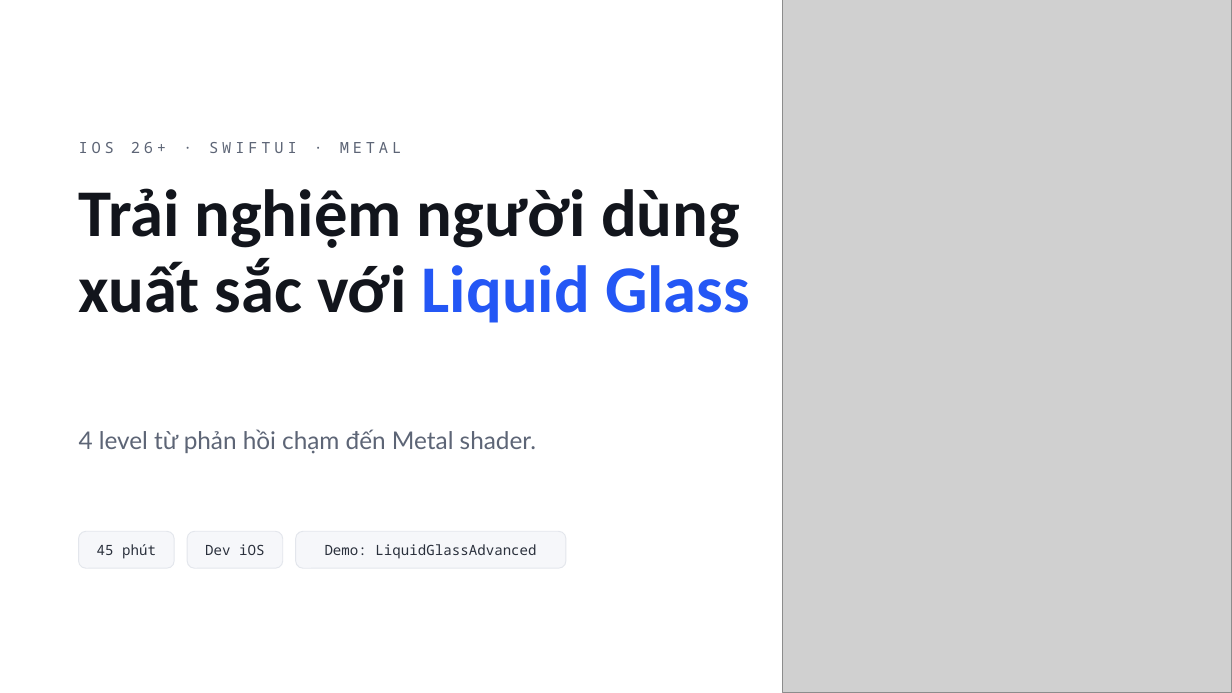
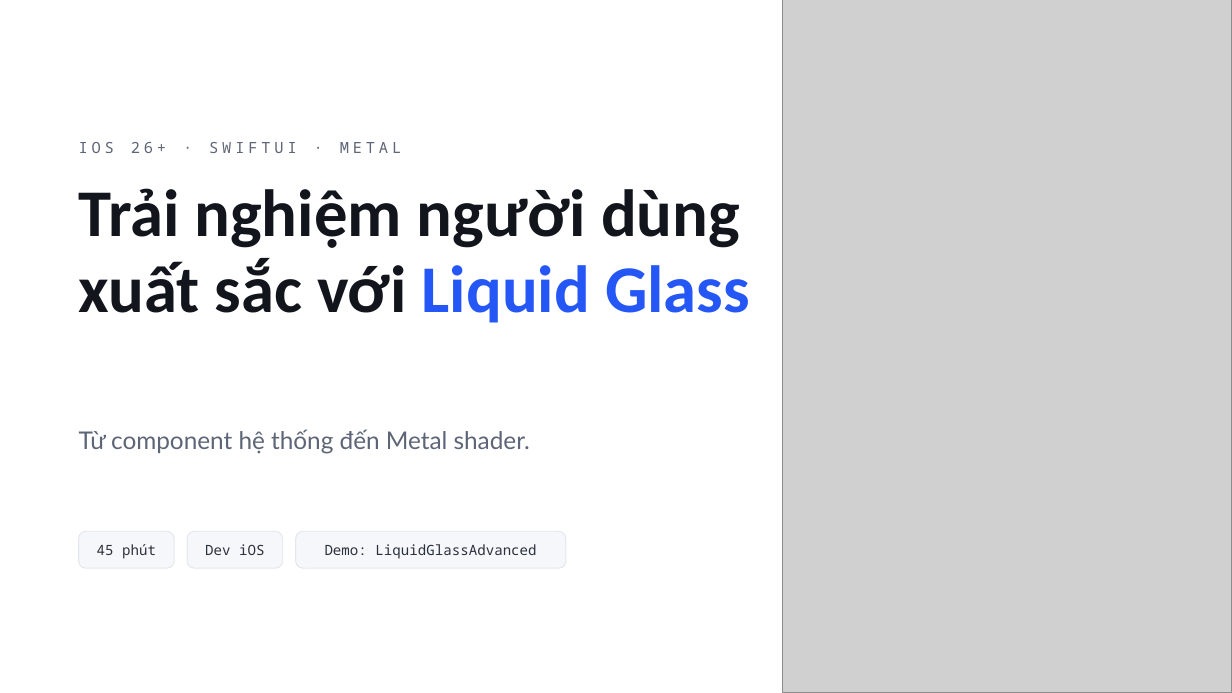
Before and after one commit to matech03/workshop-liquid-glass, a slide deck: slide 1 of slides/Trai-nghiem-Liquid-Glass.pptx. Drawn at 1232x693 pixels with LibreOffice and Linux fonts; fonts in the diff are those of the drawing; grey boxes stand for pictures. Boxes give left, top, right and bottom in pixels: in the first picture for what was removed or moved away, otherwise in the second. Text is boxed around its words. In the diff, an @@ line names an element or a change of style, - is before the commit and + after.

```diff
--- a/slides/Trai-nghiem-Liquid-Glass.pptx
+++ b/slides/Trai-nghiem-Liquid-Glass.pptx
@@ text at box(79, 429, 530, 454): text changed @@
-4 level từ phản hồi chạm đến Metal shader.
+Từ component hệ thống đến Metal shader.
```
Also in this commit, not shown: 11 other slides changed, 6 slides added, 5 slides removed, 51 other files.
